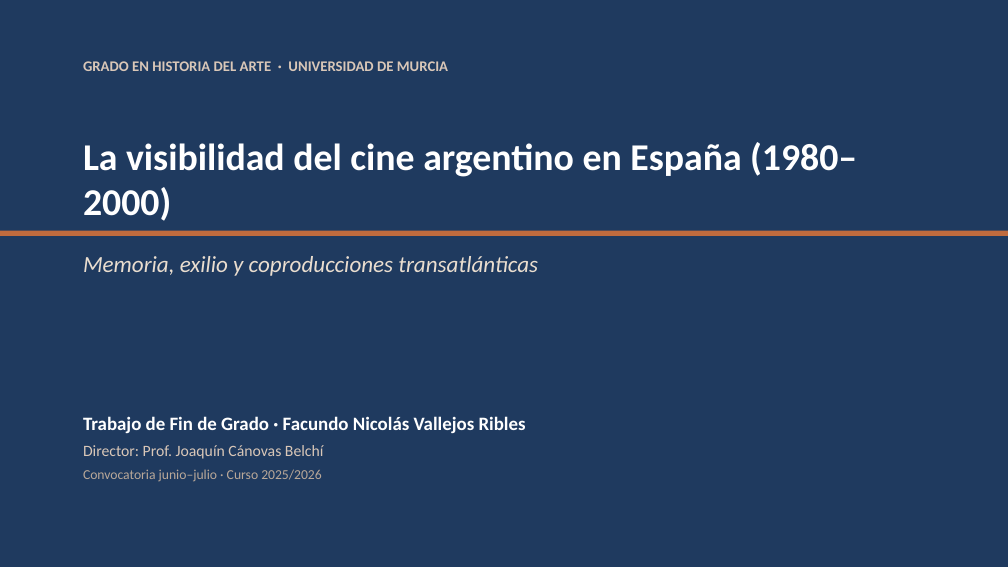
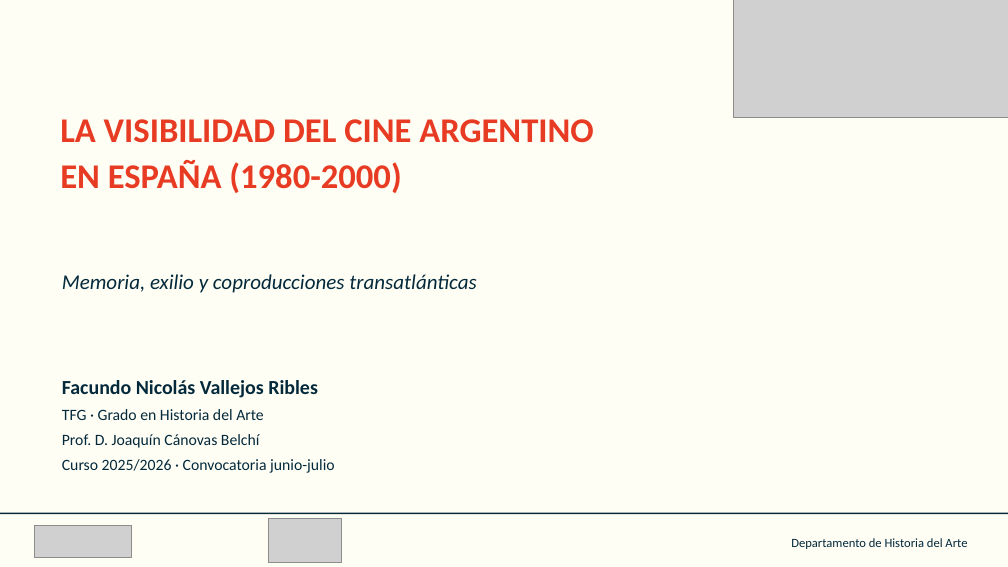
Before and after one commit to facundonicolasvgg/fuentes-TFG, a slide deck: slide 1 of presentacion/Presentacion_TFG.pptx. Drawn at 1008x567 pixels with LibreOffice and Linux fonts; fonts in the diff are those of the drawing; grey boxes stand for pictures. Boxes give left, top, right and bottom in pixels: in the first picture for what was removed or moved away, otherwise in the second. Text is boxed around its words. In the diff, an @@ line names an element or a change of style, - is before the commit and + after.

Commit message:
Rehacer presentación clonando la plantilla oficial del Departamento (UM) con enfoque dual experto/lego

```diff
--- a/presentacion/Presentacion_TFG.pptx
+++ b/presentacion/Presentacion_TFG.pptx
@@ rectangle at (0, 0, 1008, 567): fill #1F3A5F to #FFFEF5 @@
@@ picture added at (734, 0, 1008, 118) @@
@@ text removed at (83, 61, 448, 71) @@
-GRADO EN HISTORIA DEL ARTE · UNIVERSIDAD DE MURCIA
@@ text at (60, 119, 594, 193): text changed; size 36 to 33 pt; text colour #FFFFFF to #E73C23 @@
-La visibilidad del cine argentino en España (1980–2000)
+LA VISIBILIDAD DEL CINE ARGENTINO
+EN ESPAÑA (1980-2000)
@@ rectangle removed at (0, 231, 1008, 236) @@
@@ text "Memoria, exilio y coproducciones transatlánticas": place and size @@
-text "Memoria, exilio y coproducciones transatlánticas" at (83, 256, 538, 276)
+text "Memoria, exilio y coproducciones transatlánticas" at (62, 274, 476, 293)
@@ text "Memoria, exilio y coproducciones transatlánticas" at (62, 274, 476, 293): size 22 to 20 pt, text colour #E9DDCF to #03293B @@
@@ text at (62, 380, 335, 473): text changed; size 18 to 15 pt; text colour #FFFFFF to #03293B @@
-Trabajo de Fin de Grado · Facundo Nicolás Vallejos Ribles
-Director: Prof. Joaquín Cánovas Belchí
-Convocatoria junio–julio · Curso 2025/2026
+Facundo Nicolás Vallejos Ribles
+TFG · Grado en Historia del Arte
+Prof. D. Joaquín Cánovas Belchí
+Curso 2025/2026 · Convocatoria junio-julio
@@ rectangle added at (0, 513, 1008, 514), fill #03293B @@
@@ picture added at (34, 526, 132, 557) @@
@@ picture added at (268, 519, 342, 563) @@
@@ text added at (791, 538, 967, 549), 12 pt, text #03293B @@
+Departamento de Historia del Arte
```
Also in this commit, not shown: 7 other slides changed, 8 slides added, 6 slides removed, 5 other files.
